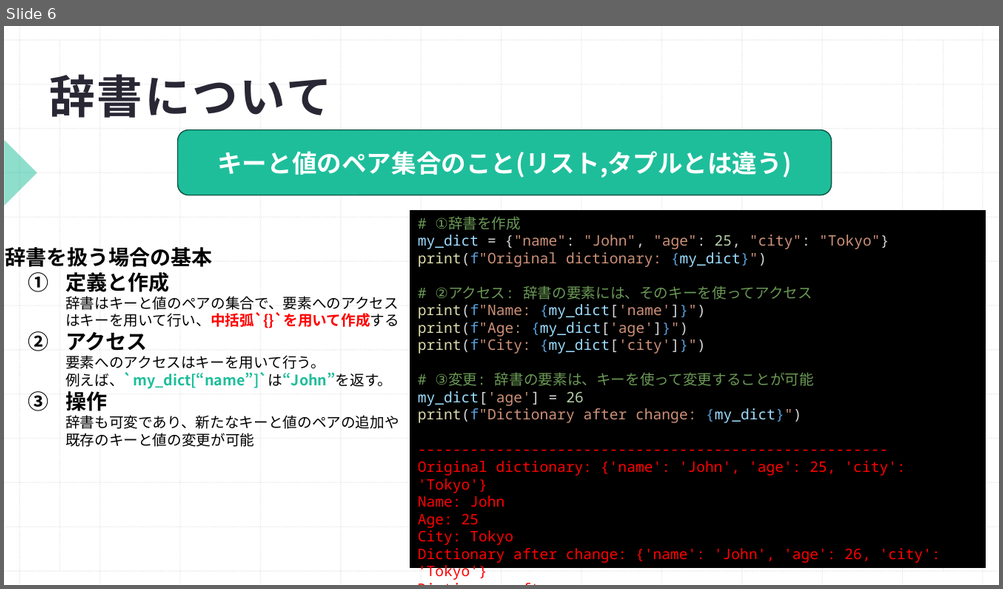
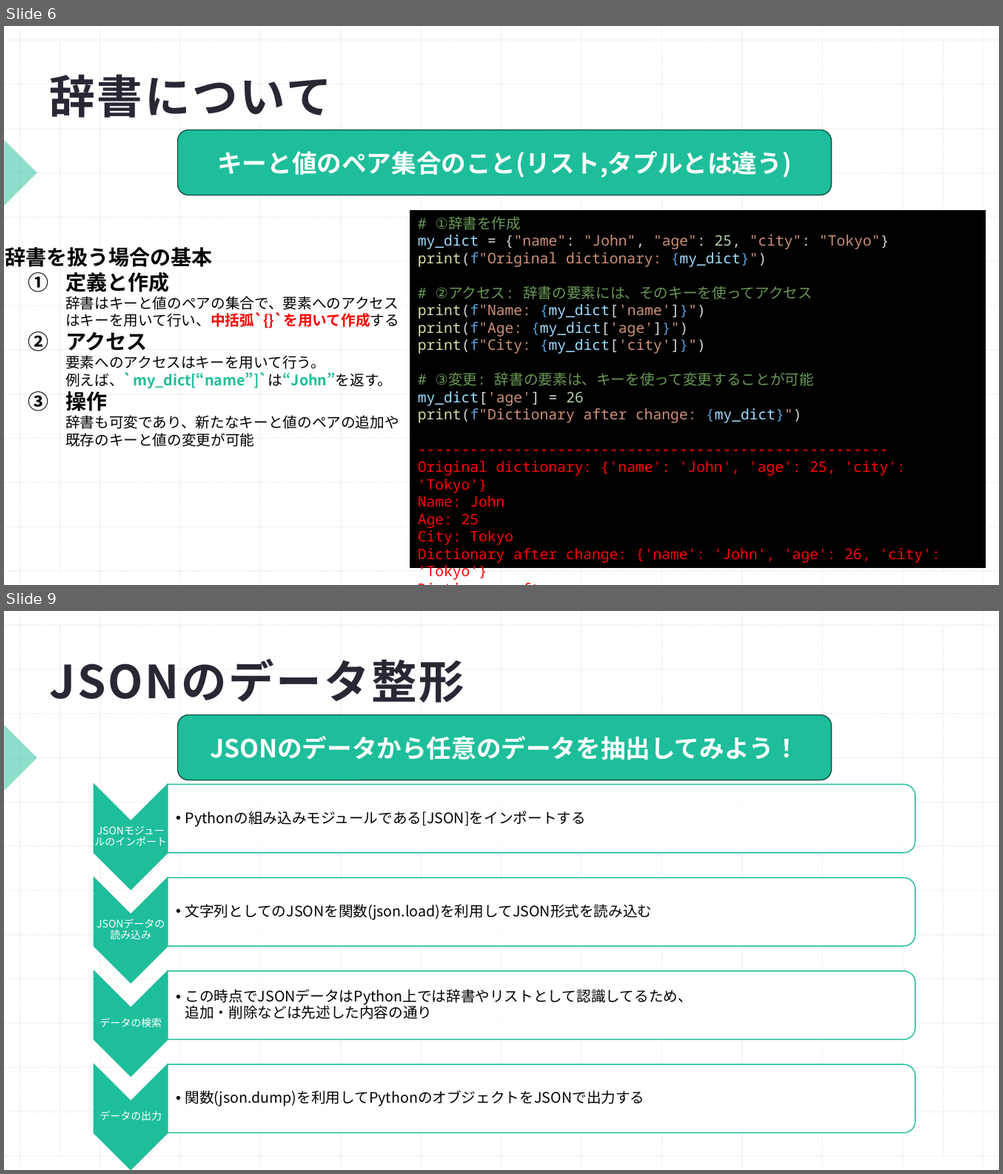
Before and after one commit to Shohei1129/Python_traning, a slide deck: プログラミング勉強会Python編(4.データ構造).pptx. Shown one above the other, each under a label of ours: slide 6 before the commit, slides 6 and 9 after it; the slides between them are not shown. The pictures are 1003x589 and 1003x1174 pixels, drawn with LibreOffice and Linux fonts; fonts in the diff are those of the drawing. Boxes give left, top, right and bottom in pixels: in the first picture for what was removed or moved away, otherwise in the second. Text is boxed around its words. In the diff, an @@ line names an element or a change of style, - is before the commit and + after.

```diff
--- a/プログラミング勉強会Python編(4.データ構造).pptx
+++ b/プログラミング勉強会Python編(4.データ構造).pptx
@@ slide 9 added at box(4, 611, 999, 1170), background #FFFFFF; not listed: 29 template elements that a slide beside it also shows @@
@@ title added at box(50, 658, 465, 703), 44 pt, text #2A2735, bold @@
+JSONのデータ整形
@@ rounded rectangle added at box(178, 715, 831, 780), fill #1EBE9B, outline #0D5344 1 pt, 24 pt, text #FFFFFF, bold @@
+JSONのデータから任意のデータを抽出してみよう！
@@ group added at box(94, 785, 915, 1170): 8 texts, 4 chevrons, 4 round same rects @@
+JSONモジュールのインポート
+  • Pythonの組み込みモジュールである[JSON]をインポートする
+JSONデータの読み込み
+  • 文字列としてのJSONを関数(json.load)を利用してJSON形式を読み込む
+データの検索
+  • この時点でJSONデータはPython上では辞書やリストとして認識してるため、
+    追加・削除などは先述した内容の通り
+データの出力
+  • 関数(json.dump)を利用してPythonのオブジェクトをJSONで出力する
```
Also in this commit, not shown: 1 slide changed, 9 other slides added.
